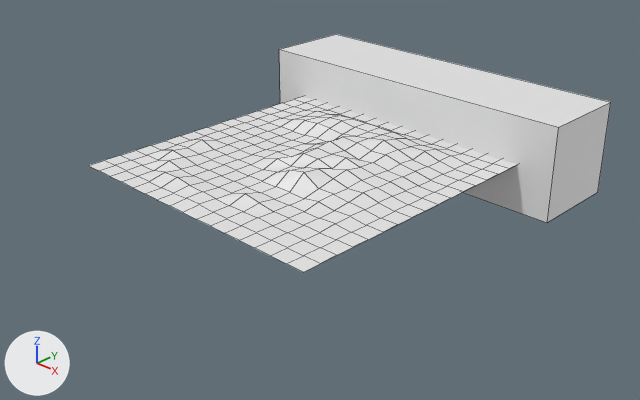
The Blender file asset_src/map.blend as it was, and as the next commit left it.
One viewpoint serves both versions: a 50 mm camera at (11.52, -11.35, 6.84) aimed at (0.18, 0.25, -0.8). The axes (+X, +Y, +Z) are drawn at lower left. The lights are the same throughout. Mesh edges are drawn as thin lines.

Script lines for the objects in view, before the commit:
```python
me_cube_001 = bpy.data.meshes.new('Cube.001')
me_cube_001.from_pydata(...)  # a box spanning x -1.0..1.0, y -1.0..1.0, z -1.0..1.0
me_plane = bpy.data.meshes.new('Plane')
me_plane.from_pydata(...)  # 292 vertices, 259 faces; spans x -3.01..3.01, y -3.01..3.01, z 0.0..0.3
ob_cube = bpy.data.objects.new('Cube', me_cube_001)
ob_cube.location = (0.0, 3.92, 0.0)
ob_cube.scale = (3.8, 1.0, 1.0)
ob_plane = bpy.data.objects.new('Plane', me_plane)
ob_plane.location = (0.0, 0.0, 0.0)
```
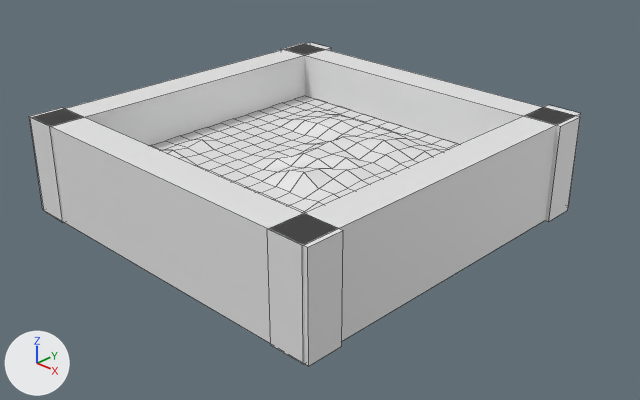
Commit message: Added all 4 walls

The change, as a list of edits to the scene's bpy script:
```text
Change ob_cube:
    ob_cube.location: (0.0, 3.92, 0.0) -> (0.0, 3.34, 0.0)
    ob_cube.scale: (3.8, 1.0, 1.0) -> (3.8, 0.358, 1.0)
Add ob_wall_3:
    ob_wall_3 = bpy.data.objects.new('Wall 3', me_cube_001.copy())  # the mesh of ob_cube
    ob_wall_3.location = (3.36, 0.09, 0.0)
    ob_wall_3.rotation_euler = (0.0, 0.0, 1.571)  # degrees (0, 0, 90)
    ob_wall_3.scale = (3.8, 0.358, 1.0)
Add ob_wall_4:
    ob_wall_4 = bpy.data.objects.new('Wall 4', me_cube_001.copy())  # the mesh of ob_cube
    ob_wall_4.location = (-3.36, 0.09, 0.0)
    ob_wall_4.rotation_euler = (0.0, 0.0, 1.571)  # degrees (0, 0, 90)
    ob_wall_4.scale = (3.8, 0.358, 1.0)
Add ob_wall_2:
    ob_wall_2 = bpy.data.objects.new('Wall 2', me_cube_001.copy())  # the mesh of ob_cube
    ob_wall_2.location = (0.0, -3.34, 0.0)
    ob_wall_2.scale = (3.8, 0.358, 1.0)
```

What differs and where, as boxes (x1, y1, x2, y2) in the pictures (640 x 400 px):
'Wall 2', added: after (29, 108, 343, 366)
'Wall 3', added: after (267, 105, 581, 364)
'Cube', moved, rescaled (10% narrower): before (279, 34, 611, 223); after (281, 43, 580, 222)
'Wall 4', added: after (30, 42, 331, 222)
